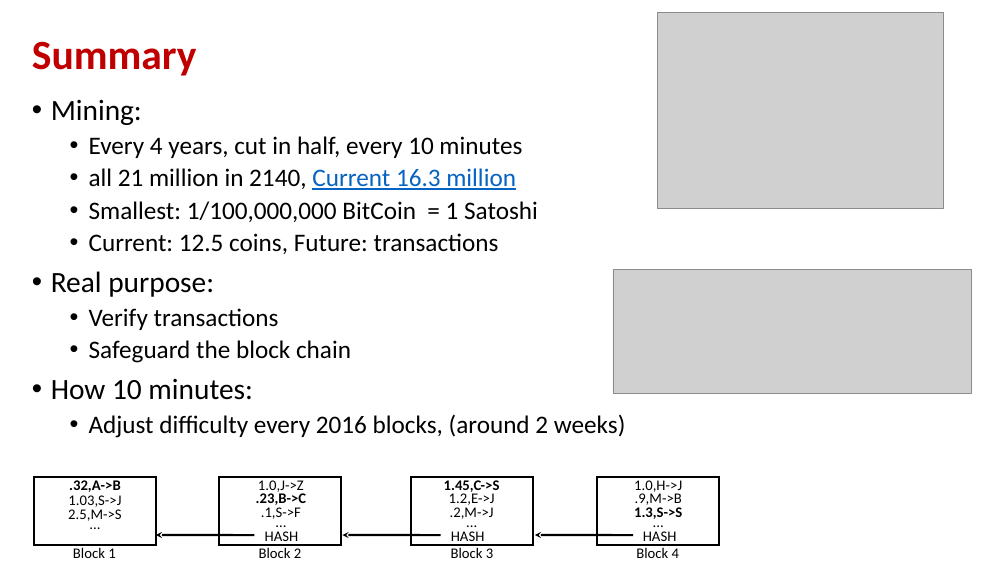
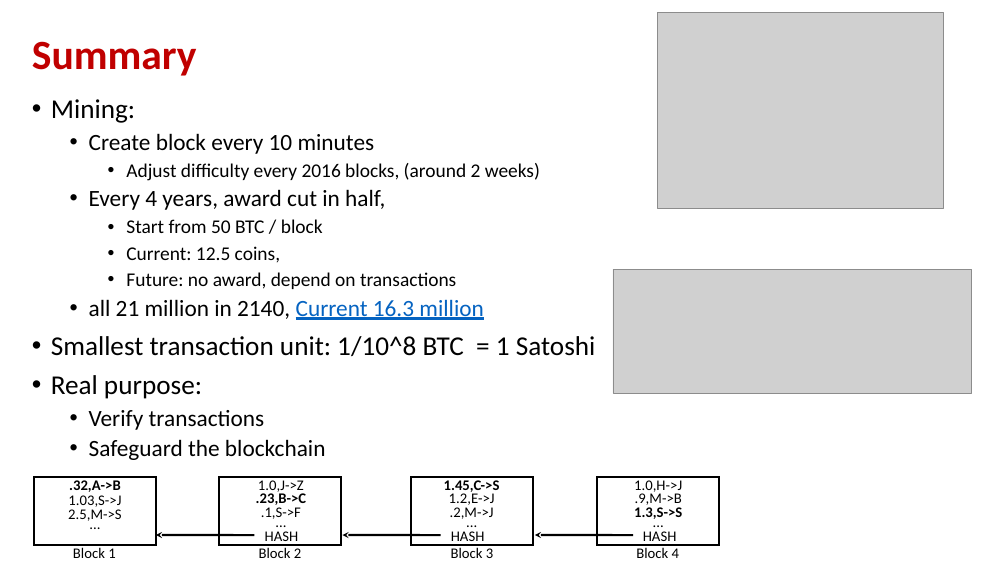
Before and after one commit to andyplusplus/blockchain, a slide deck: slide 5 of how_bitcoin_works/How_02_Mining_blocks_blockchain.pptx. Drawn at 1008x567 pixels with LibreOffice and Linux fonts; fonts in the diff are those of the drawing; grey boxes stand for pictures. Boxes give left, top, right and bottom in pixels: in the first picture for what was removed or moved away, otherwise in the second. Text is boxed around its words. In the diff, an @@ line names an element or a change of style, - is before the commit and + after.

```diff
--- a/how_bitcoin_works/How_02_Mining_blocks_blockchain.pptx
+++ b/how_bitcoin_works/How_02_Mining_blocks_blockchain.pptx
@@ text at (51,99,483,430): size 28 to 25.9 pt in "Mining:", "Real purpose:"; size 24 to 22.2 pt in "all 21 million in 2140, Current 16.3 ...", "Verify transactions" @@
@@ text at (89,133,540,289): text changed; size 24 to 18.5 pt @@
-  • Every 4 years, cut in half, every 10 minutes
+  • Create block every 10 minutes
+    • Adjust difficulty every 2016 blocks, (around 2 weeks)
+  • Every 4 years, award cut in half,
+    • Start from 50 BTC / block
+    • Current: 12.5 coins,
+    • Future: no award, depend on transactions
@@ text at (51,336,596,356): text changed; size 24 to 25.9 pt @@
-  • Smallest: 1/100,000,000 BitCoin = 1 Satoshi
-  • Current: 12.5 coins, Future: transactions
+• Smallest transaction unit: 1/10^8 BTC = 1 Satoshi
@@ text at (89,439,326,460): text changed; size 24 to 22.2 pt @@
-  • Safeguard the block chain
-• How 10 minutes:
-  • Adjust difficulty every 2016 blocks, (around 2 weeks)
+  • Safeguard the blockchain
```
Also in this commit, not shown: 3 other slides changed, 7 other files.
